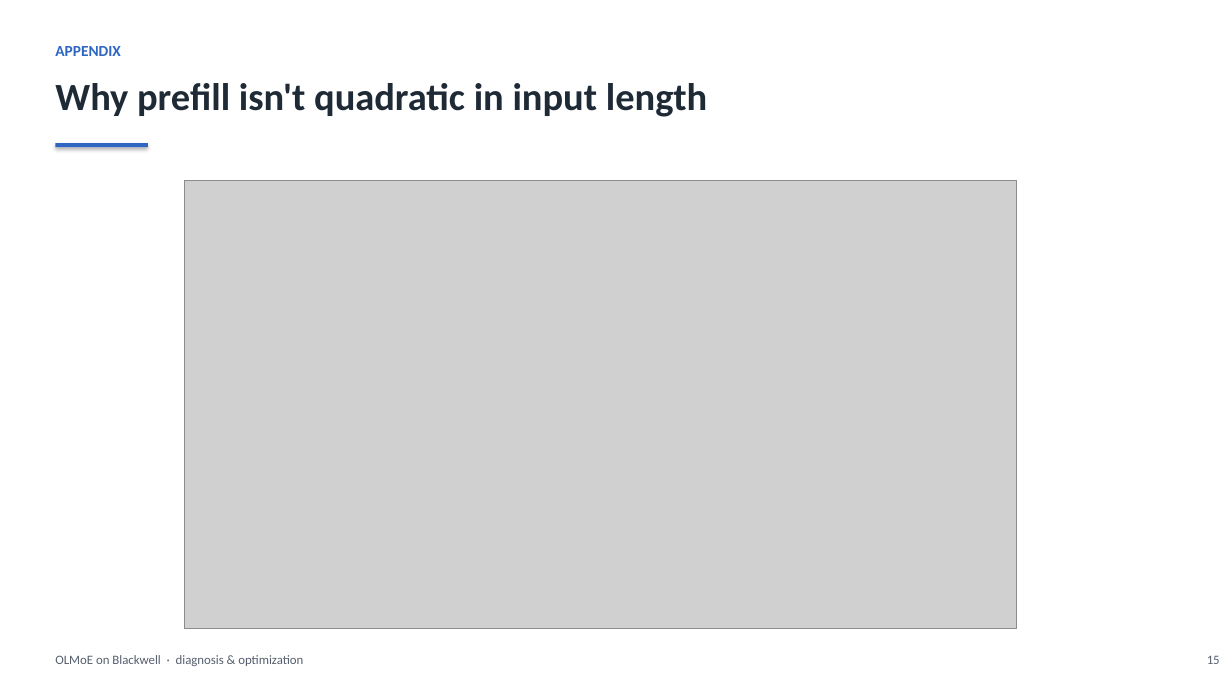
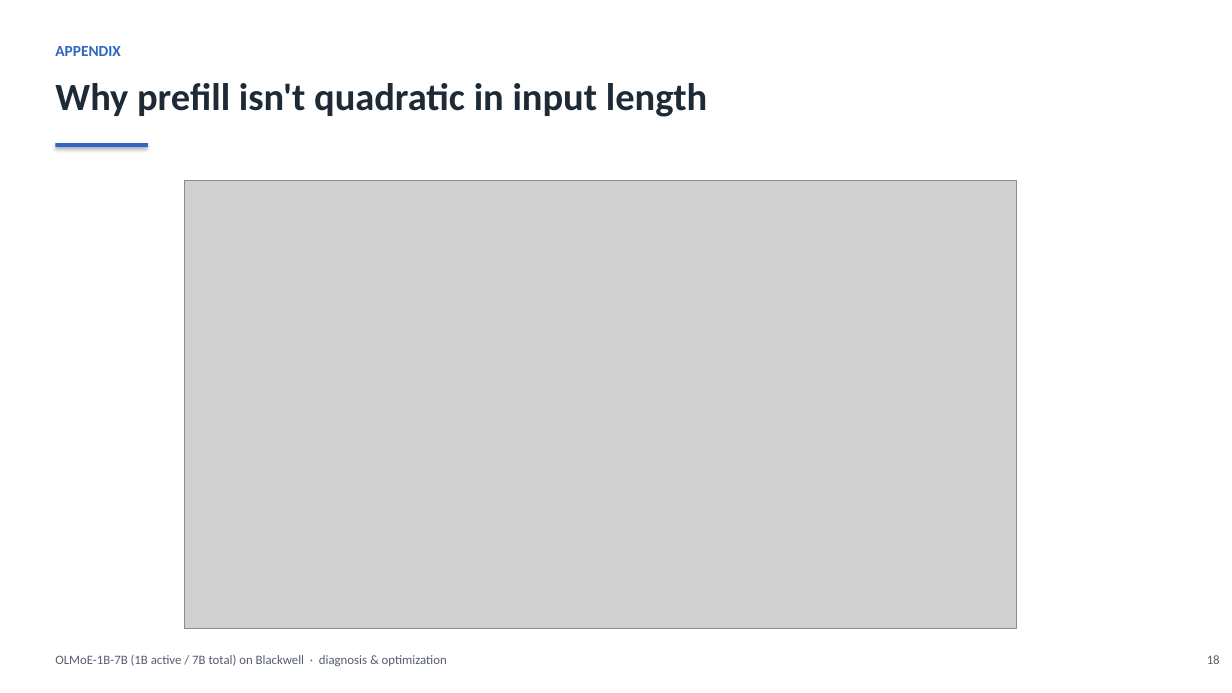
Before and after one commit to harishvs/moe-inference-optimize, a slide deck: slide 18 of talk/deck.pptx (slide 15 before the commit). Drawn at 1232x693 pixels with LibreOffice and Linux fonts; fonts in the diff are those of the drawing; grey boxes stand for pictures. Boxes give left, top, right and bottom in pixels: in the first picture for what was removed or moved away, otherwise in the second. Text is boxed around its words. In the diff, an @@ line names an element or a change of style, - is before the commit and + after.

```diff
--- a/talk/deck.pptx
+++ b/talk/deck.pptx
@@ text at [55, 655, 447, 666]: text changed @@
-OLMoE on Blackwell · diagnosis & optimization
+OLMoE-1B-7B (1B active / 7B total) on Blackwell · diagnosis & optimization
@@ text at [1207, 655, 1220, 664]: text changed @@
-15
+18
```
Also in this commit, not shown: 12 other slides changed, 4 slides added, 1 slide removed, 5 other files.
